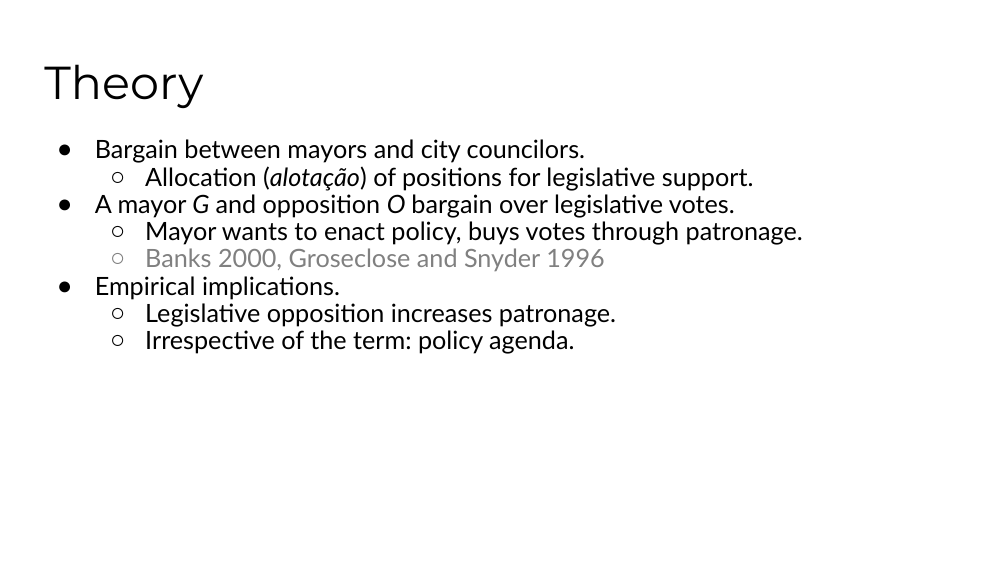
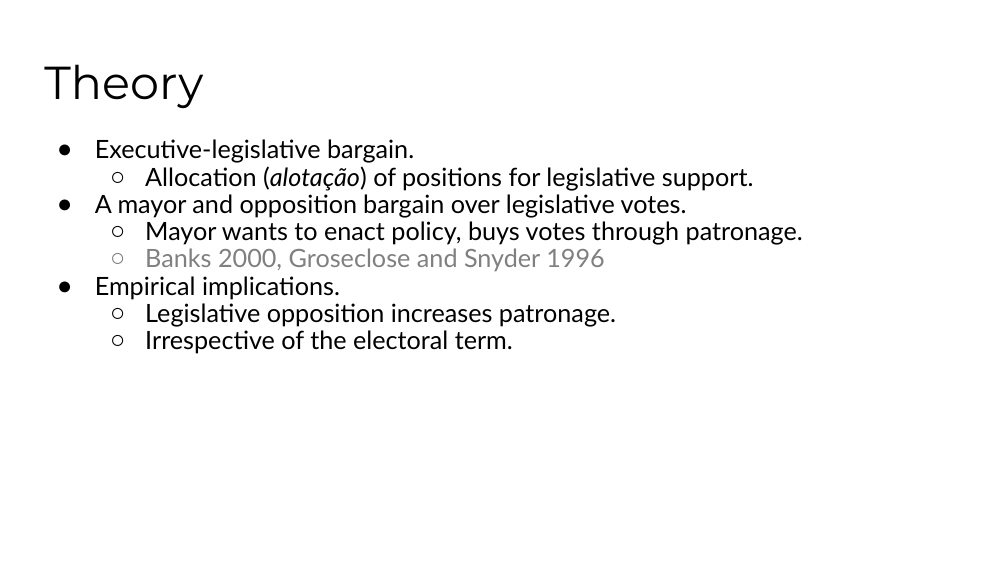
Before and after one commit to galileukim/patronage-education, a slide deck: slide 12 of presentation/2020_presentation_patronage_brazil_lab.pptx (slide 11 before the commit). Drawn at 1008x567 pixels with LibreOffice and Linux fonts; fonts in the diff are those of the drawing. Boxes give left, top, right and bottom in pixels: in the first picture for what was removed or moved away, otherwise in the second. Text is boxed around its words. In the diff, an @@ line names an element or a change of style, - is before the commit and + after.

```diff
--- a/presentation/2020_presentation_patronage_brazil_lab.pptx
+++ b/presentation/2020_presentation_patronage_brazil_lab.pptx
@@ text at bbox=[95, 139, 414, 163]: text changed @@
-● Bargain between mayors and city councilors.
+● Executive-legislative bargain.
@@ text at bbox=[95, 194, 687, 217]: text changed @@
-● A mayor G and opposition O bargain over legislative votes.
+● A mayor and opposition bargain over legislative votes.
@@ text at bbox=[145, 330, 513, 354]: text changed @@
-  ○ Irrespective of the term: policy agenda.
+  ○ Irrespective of the electoral term.
```
Also in this commit, not shown: 2 slides added, 4 other files.
